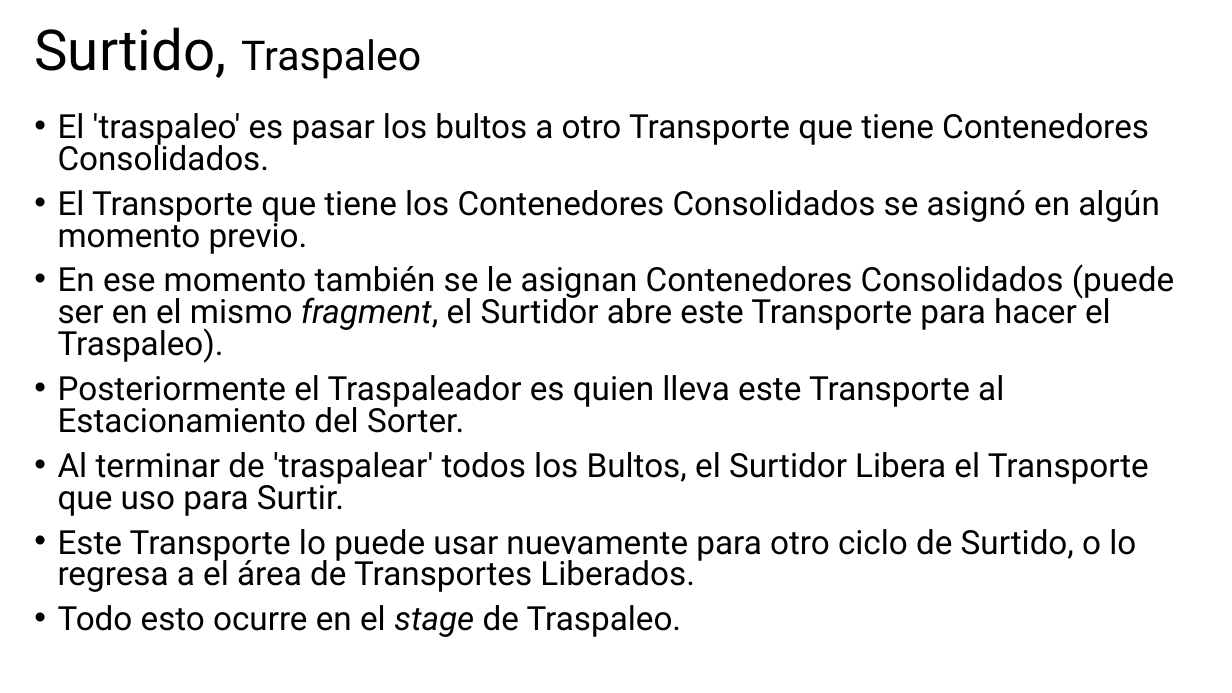
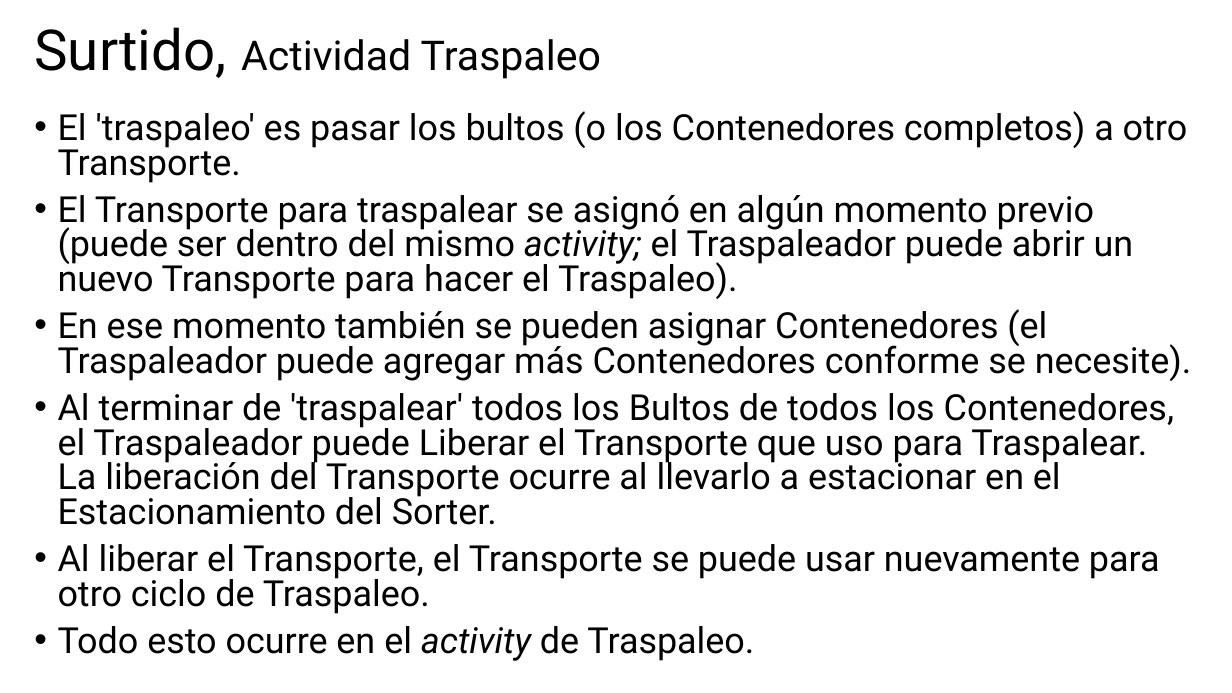
Before and after one commit to JoelBecerraM/FANASA-docs, a slide deck: slide 13 of atCloud - Diseño - Interfaz de Usuario - Surtido.pptx. Drawn at 1232x693 pixels with LibreOffice and Linux fonts; fonts in the diff are those of the drawing. Boxes give left, top, right and bottom in pixels: in the first picture for what was removed or moved away, otherwise in the second. Text is boxed around its words. In the diff, an @@ line names an element or a change of style, - is before the commit and + after.

```diff
--- a/atCloud - Diseño - Interfaz de Usuario - Surtido.pptx
+++ b/atCloud - Diseño - Interfaz de Usuario - Surtido.pptx
@@ title at (34,27,601,79): text changed @@
-Surtido, Traspaleo
+Surtido, Actividad Traspaleo
@@ text at (58,111,1192,661): text changed; size 25.9 to 28 pt @@
-• El 'traspaleo' es pasar los bultos a otro Transporte que tiene Contenedores Consolidados.
-• El Transporte que tiene los Contenedores Consolidados se asignó en algún momento previo.
-• En ese momento también se le asignan Contenedores Consolidados (puede ser en el mismo fragment, el Surtidor abre este Transporte para hacer el Traspaleo).
-• Posteriormente el Traspaleador es quien lleva este Transporte al Estacionamiento del Sorter.
-• Al terminar de 'traspalear' todos los Bultos, el Surtidor Libera el Transporte que uso para Surtir.
-• Este Transporte lo puede usar nuevamente para otro ciclo de Surtido, o lo regresa a el área de Transportes Liberados.
-• Todo esto ocurre en el stage de Traspaleo.
+• El 'traspaleo' es pasar los bultos (o los Contenedores completos) a otro Transporte.
+• El Transporte para traspalear se asignó en algún momento previo (puede ser dentro del mismo activity; el Traspaleador puede abrir un nuevo Transporte para hacer el Traspaleo).
+• En ese momento también se pueden asignar Contenedores (el Traspaleador puede agregar más Contenedores conforme se necesite).
+• Al terminar de 'traspalear' todos los Bultos de todos los Contenedores, el Traspaleador puede Liberar el Transporte que uso para Traspalear. La liberación del Transporte ocurre al llevarlo a estacionar en el Estacionamiento del Sorter.
+• Al liberar el Transporte, el Transporte se puede usar nuevamente para otro ciclo de Traspaleo.
+• Todo esto ocurre en el activity de Traspaleo.
```
Also in this commit, not shown: 1 other slide changed, 1 slide added, 2 other files.
